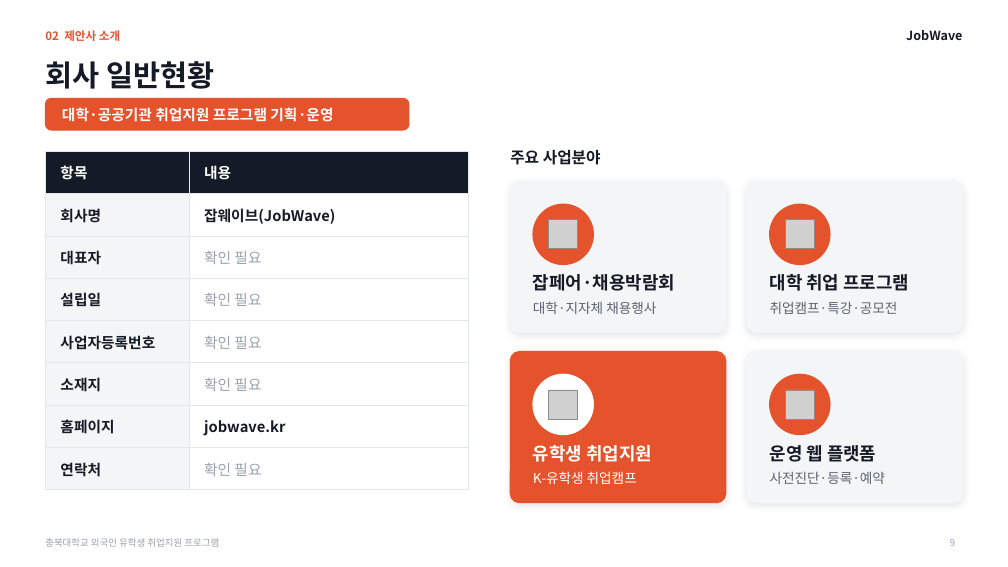
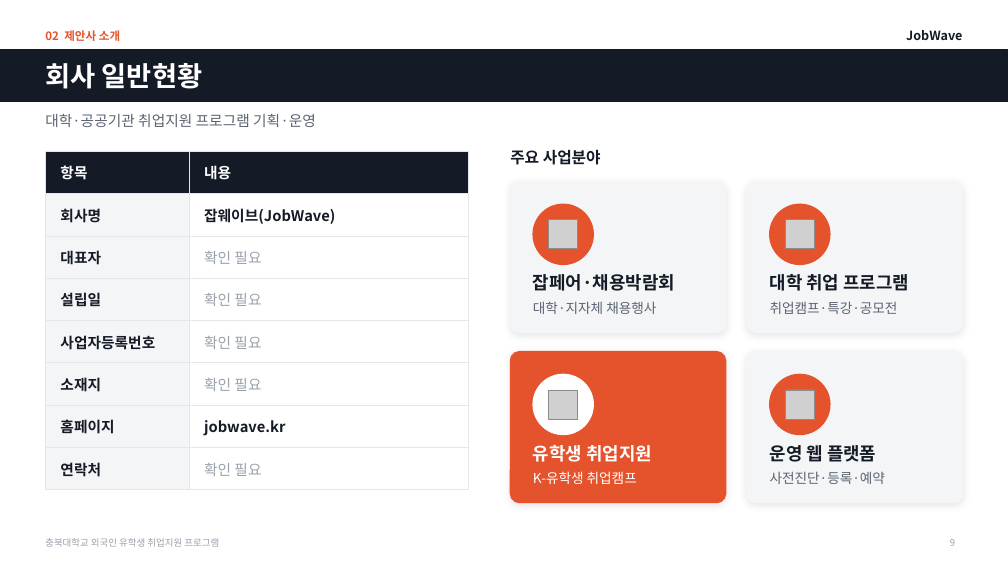
Before and after one commit to job-wave/Codex, a slide deck: slide 9 of output/jobwave-cbnu-proposal/JobWave_proposal_visual.pptx. Drawn at 1008x567 pixels with LibreOffice and Linux fonts; fonts in the diff are those of the drawing; grey boxes stand for pictures. Boxes give left, top, right and bottom in pixels: in the first picture for what was removed or moved away, otherwise in the second. Text is boxed around its words. In the diff, an @@ line names an element or a change of style, - is before the commit and + after.

```diff
--- a/output/jobwave-cbnu-proposal/JobWave_proposal_visual.pptx
+++ b/output/jobwave-cbnu-proposal/JobWave_proposal_visual.pptx
@@ rectangle added at (0,50,1008,101), fill #151B26, outline #151B26 1 pt @@
@@ title "회사 일반현황" at (45,63,202,89): size 28 to 26 pt, text colour #151B26 to #FFFFFF @@
@@ text "대학·공공기관 취업지원 프로그램 기획·운영": place and size @@
-text "대학·공공기관 취업지원 프로그램 기획·운영" at (62,107,333,122)
+text "대학·공공기관 취업지원 프로그램 기획·운영" at (45,114,316,127)
@@ text "대학·공공기관 취업지원 프로그램 기획·운영" at (45,114,316,127): text colour #FFFFFF to #5B6472, bold off @@
@@ rounded rectangle removed at (45,98,409,130) @@
```
Also in this commit, not shown: 26 other slides changed, 1 other file.
